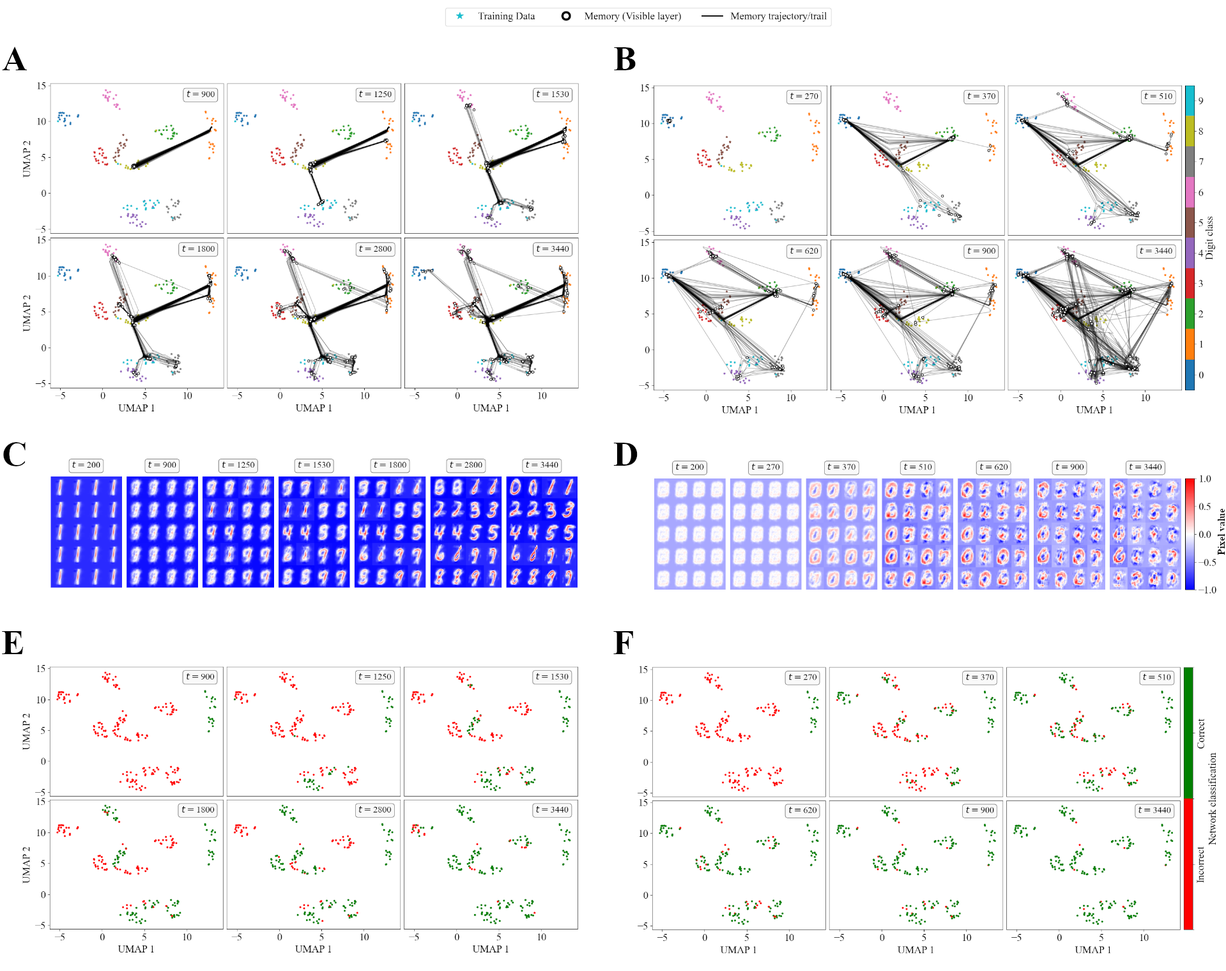
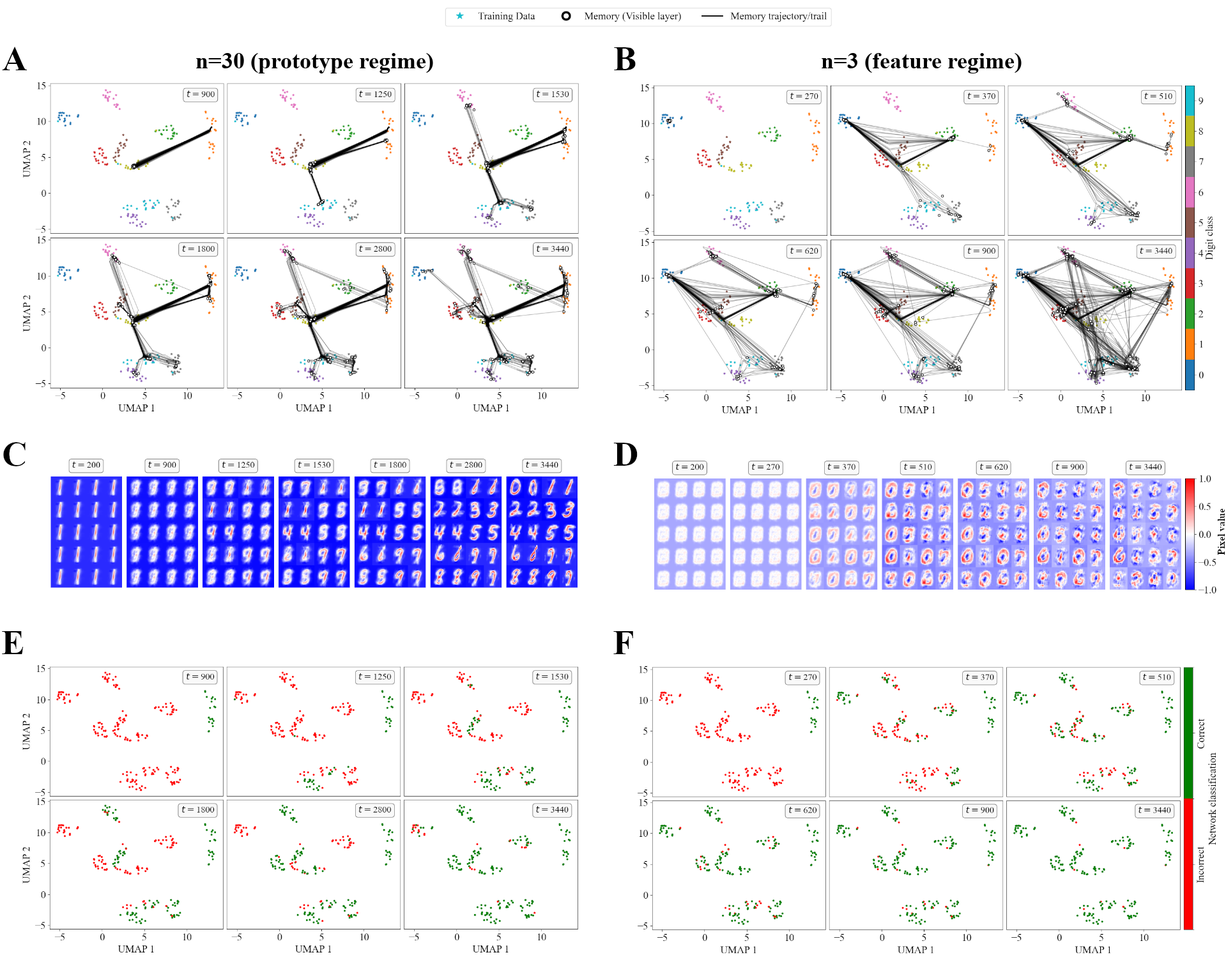
Layered file, before and after one edit (1226px x 971px). Changes by layer:
added layer "n=3 (feature regime)" above "n=30 (prototype regime)" over [821, 53, 1022, 74]
added layer "n=30 (prototype regime)" above "Poly" over [196, 53, 434, 74]
